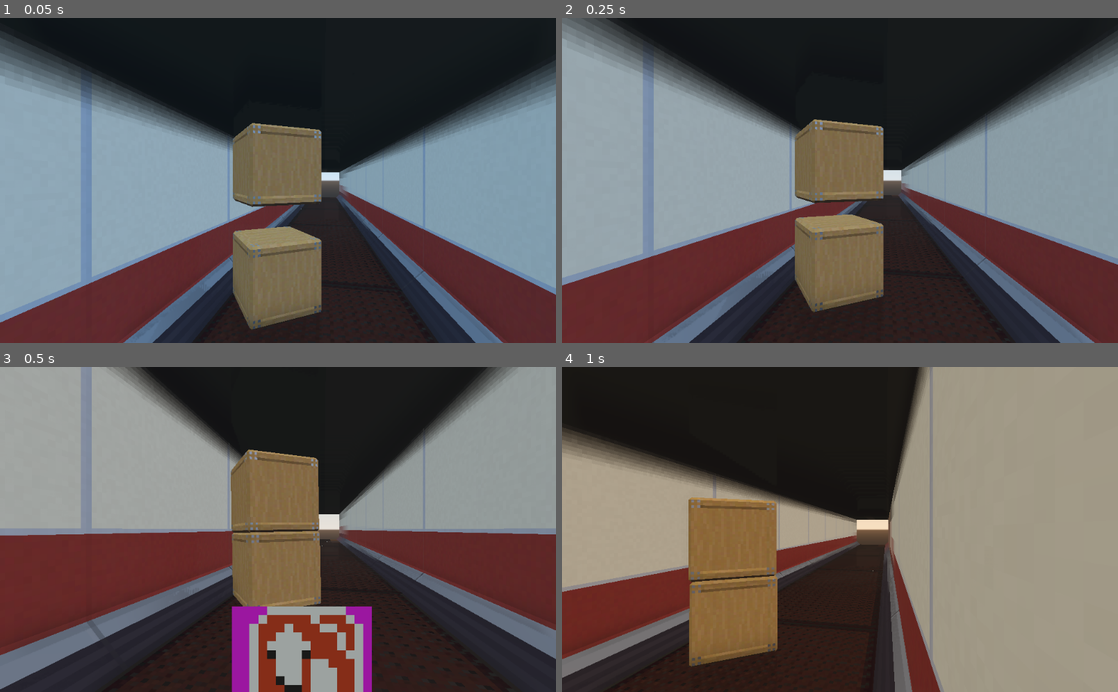
Above: before the commit, frames 1-4 (two rows, left to right).
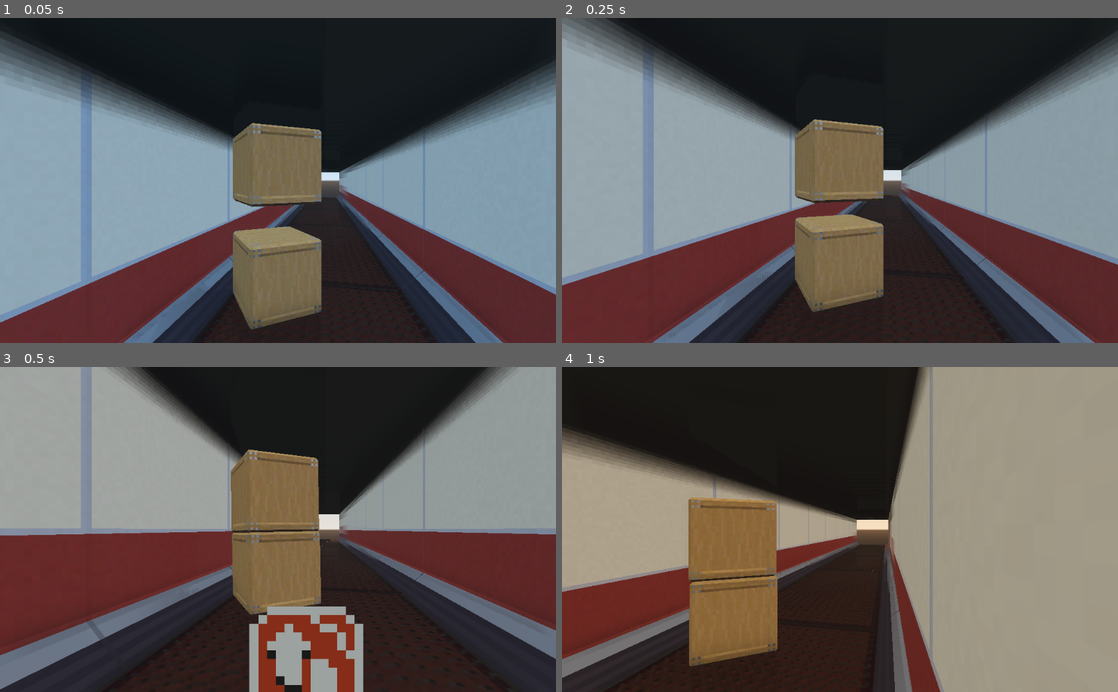
Above: after the commit, the same moments.

Repository: Naronco/JingleJam2020
Game: Godot game, scene res://main.tscn
The game is run twice, just before and just after one commit, with the same random seed, the same clock (stepped at 60 frames per second) and the same inputs.
Inputs (mouse positions are in pixels of both pictures, inside the frame that each line leads up to):
- Up to frame 1 (0.05 s): no input
- Up to frame 2 (0.25 s): no input
- Up to frame 3 (0.5 s): no input
- Up to frame 4 (1 s): tap Enter at 0.5 s; move the mouse to (962, 513) at 0.52 s; hold D (movement_right) from 0.53 s (still down); click (962, 513) at 0.67 s; tap Space (movement_jump) at 0.77 s

Frames 1-2 are identical in both runs. In frame 3, 1.5% of the frame differs, in the area x 41-67%, y 73-100%; in frame 4, nothing differs.

Commit message:
add example snowman

Diff:
--- a/Snowman.gd
+++ b/Snowman.gd
@@ -3,6 +3,7 @@
 export(float) var throwFrequency = 5.0
 
 var lastThrowTime = 0.0
+var throwCount = 0
 var player
 
 const Snowball = preload("res://Snowball.tscn")
@@ -13,7 +14,7 @@
 func _process(delta):
 	lastThrowTime += delta
 
-	if lastThrowTime >= 1 / throwFrequency:
+	if lastThrowTime >= 1 / throwFrequency and player != null:
 		# Get player
 		var throwDir = player.transform.origin - transform.origin
 		throwDir.y = 0
@@ -21,9 +22,15 @@
 
 		var snowball = Snowball.instance()
 		snowball.velocity = 8 * throwDir
-		snowball.transform.origin = transform.origin + throwDir
+
+		var sideOffs = Vector3(throwDir.z, 0, -throwDir.x) * .3
+		if throwCount % 2 == 1:
+			sideOffs = -sideOffs
+
+		snowball.transform.origin = transform.origin + 0.9 * throwDir + sideOffs + Vector3(0, 0.2, 0)
 		get_parent().add_child(snowball)
 
+		throwCount += 1
 		lastThrowTime = 0.0
 
 func set_player(p):
--- a/main.tscn
+++ b/main.tscn
@@ -12,7 +12,7 @@
 [ext_resource path="res://color_luts/funky.png" type="Texture" id=10]
 [ext_resource path="res://color_luts/cold.png" type="Texture" id=11]
 [ext_resource path="res://ReverseCard.tscn" type="PackedScene" id=12]
-[ext_resource path="res://Enemy.tscn" type="PackedScene" id=13]
+[ext_resource path="res://Snowman.tscn" type="PackedScene" id=13]
 [ext_resource path="res://RoadBarriers.tscn" type="PackedScene" id=14]
 
 [sub_resource type="CapsuleShape" id=1]
@@ -425,14 +425,16 @@
 [node name="ReverseCard3" parent="test1" instance=ExtResource( 12 )]
 transform = Transform( 1, 0, 0, 0, 1, 0, 0, 0, 1, 4.63825, 0.717323, 0.857119 )
 
-[node name="Enemy" parent="test1" instance=ExtResource( 13 )]
-transform = Transform( 1, 0, 0, 0, 1, 0, 0, 0, 1, 8.83825, 2.07856, 3.50799 )
-
 [node name="RoadBarriers" parent="test1" instance=ExtResource( 14 )]
 transform = Transform( -0.974339, 0, -0.225087, 0, 1, 0, 0.225087, 0, -0.974339, 16.511, 0.5, -14.3682 )
 
 [node name="RoadBarriers2" parent="test1" instance=ExtResource( 14 )]
 transform = Transform( 0.971359, 0, 0.237618, 0, 1, 0, -0.237618, 0, 0.971359, 20.2982, 0.500001, -14.5642 )
+
+[node name="Snowman" parent="test1" groups=[
+"Enemies",
+] instance=ExtResource( 13 )]
+transform = Transform( 1, 0, 0, 0, 1, 0, 0, 0, 1, 7.545, 1.51215, 8.23452 )
 
 [node name="DirectionalLight" type="DirectionalLight" parent="."]
 transform = Transform( 0.939693, 0.196174, 0.280166, -2.66914e-07, -0.819152, 0.573577, 0.34202, -0.538986, -0.769751, 0, 6.49306, -21.603 )
@@ -447,3 +449,4 @@
 
 [node name="ColorGradingFilter" parent="." instance=ExtResource( 5 )]
 material = SubResource( 7 )
+temperature = 0.0
Binary file changed: billboards.png
